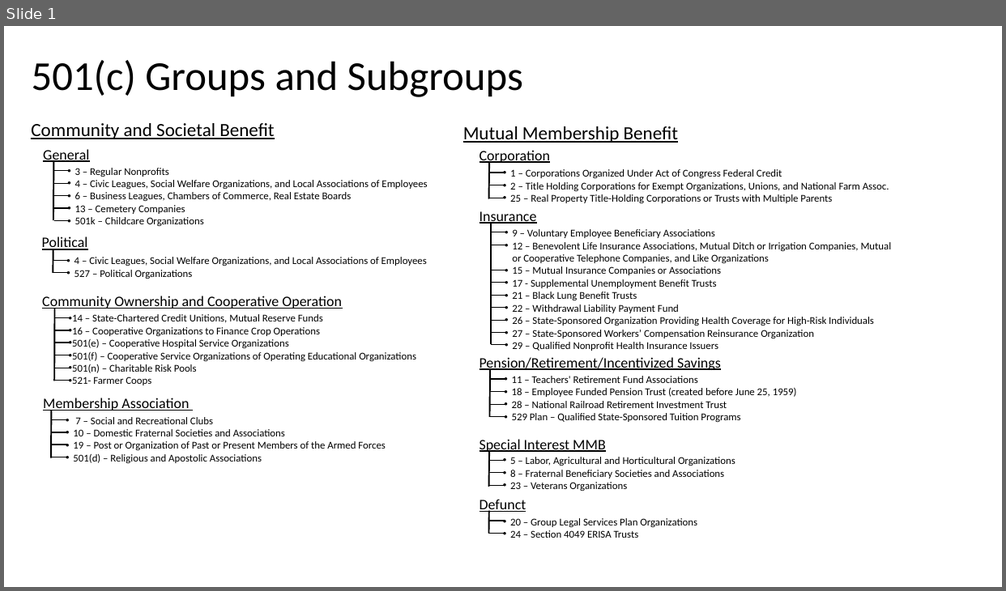
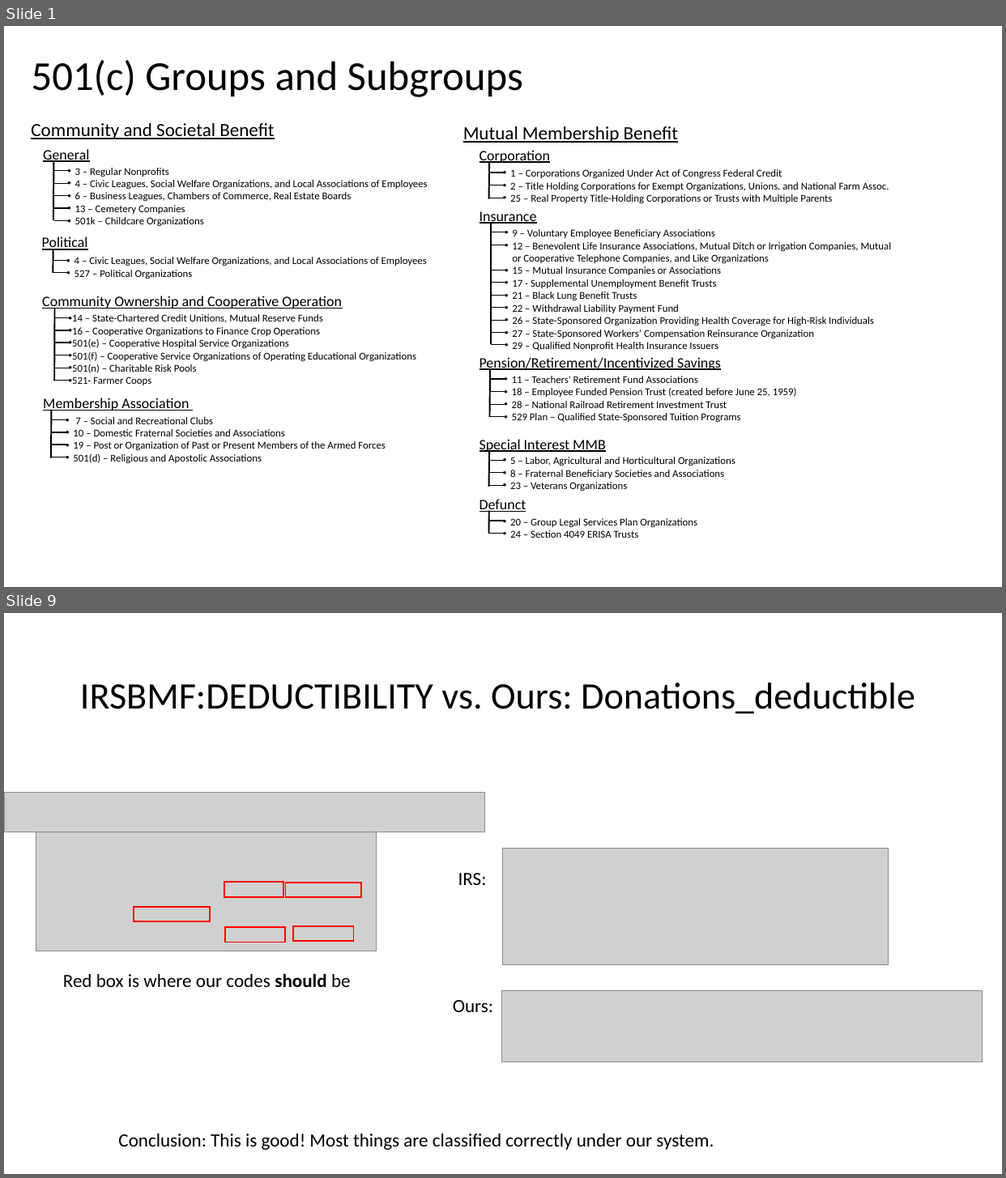
Before and after one commit to Nonprofit-Open-Data-Collective/metadata-standards, a slide deck: tax-exempt-status/501ctype-groups.pptx. Shown one above the other, each under a label of ours: slide 1 before the commit, slides 1 and 9 after it; the slides between them are not shown. The pictures are 1006x591 and 1006x1178 pixels, drawn with LibreOffice and Linux fonts; fonts in the diff are those of the drawing; grey boxes stand for pictures. Boxes give left, top, right and bottom in pixels: in the first picture for what was removed or moved away, otherwise in the second. Text is boxed around its words. In the diff, an @@ line names an element or a change of style, - is before the commit and + after.

```diff
--- a/tax-exempt-status/501ctype-groups.pptx
+++ b/tax-exempt-status/501ctype-groups.pptx
@@ slide 9 added at bbox=[4, 613, 1002, 1174], background #FFFFFF @@
@@ title added at bbox=[80, 683, 915, 714], 36 pt, text #000000 @@
+IRSBMF:DEDUCTIBILITY vs. Ours: Donations_deductible
@@ picture added at bbox=[4, 793, 484, 832] @@
@@ picture added at bbox=[36, 815, 376, 952] @@
@@ picture added at bbox=[503, 849, 889, 965] @@
@@ text added at bbox=[458, 873, 487, 885], 18 pt, text #000000 @@
+IRS:
@@ rectangle added at bbox=[224, 882, 283, 897], outline #FF0000 1.5 pt @@
@@ rectangle added at bbox=[286, 883, 362, 897], outline #FF0000 1.5 pt @@
@@ rectangle added at bbox=[134, 906, 210, 922], outline #FF0000 1.5 pt @@
@@ rectangle added at bbox=[226, 927, 286, 943], outline #FF0000 1.5 pt @@
@@ rectangle added at bbox=[294, 926, 354, 942], outline #FF0000 1.5 pt @@
@@ text added at bbox=[63, 973, 351, 987], 18 pt, text #000000 @@
+Red box is where our codes should be
@@ text added at bbox=[453, 1000, 493, 1012], 18 pt, text #000000 @@
+Ours:
@@ picture added at bbox=[502, 990, 982, 1063] @@
@@ text added at bbox=[118, 1134, 714, 1150], 18 pt, text #000000 @@
+Conclusion: This is good! Most things are classified correctly under our system.
```
Also in this commit, not shown: 11 other slides added.
